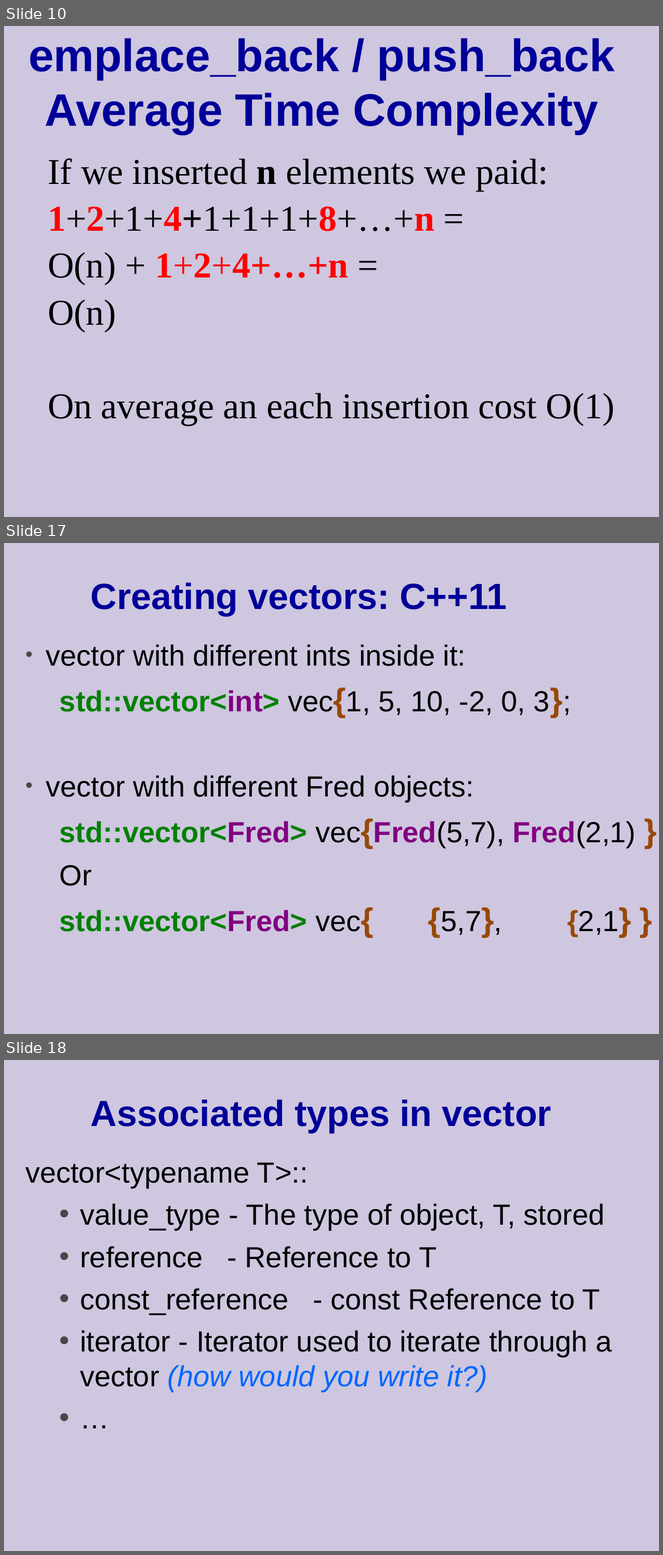
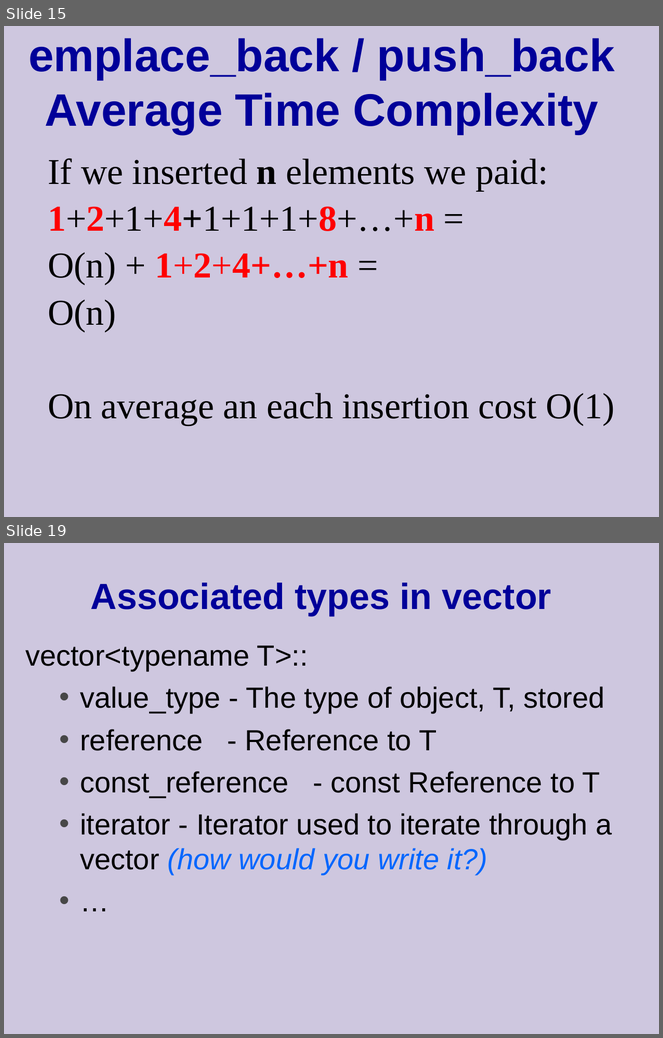
Before and after one commit to cpp-at-ariel/cpp-5779, a slide deck: 10-stl-containers/slides.odp. Shown one above the other, each under a label of ours: slides 10, 17 and 18 before the commit, slides 15 and 19 after it; the slides between them are not shown. The pictures are 663x1555 and 663x1038 pixels, drawn with LibreOffice and Linux fonts; fonts in the diff are those of the drawing. Boxes give left, top, right and bottom in pixels: in the first picture for what was removed or moved away, otherwise in the second. Text is boxed around its words. In the diff, an @@ line names an element or a change of style, - is before the commit and + after.

```diff
--- a/10-stl-containers/slides.odp
+++ b/10-stl-containers/slides.odp
@@ slide 17 removed at (x1=4, y1=543, x2=659, y2=1034), background #CEC7DF @@
@@ title removed at (x1=91, y1=583, x2=507, y2=616) @@
-Creating vectors: C++11
@@ text removed at (x1=46, y1=644, x2=636, y2=937) @@
-• vector with different ints inside it:
-std::vector<int> vec{1, 5, 10, -2, 0, 3};
-• vector with different Fred objects:
-std::vector<Fred> vec{Fred(5,7), Fred(2,1) }
-Or
-std::vector<Fred> vec{ {5,7}, {2,1} }
@@ what was slide 10 is now slide 15 @@
@@ what was slide 18 is now slide 19 @@
```
Also in this commit, not shown: 12 slides changed, 3 slides added, 4 other slides removed, 11 other files.
